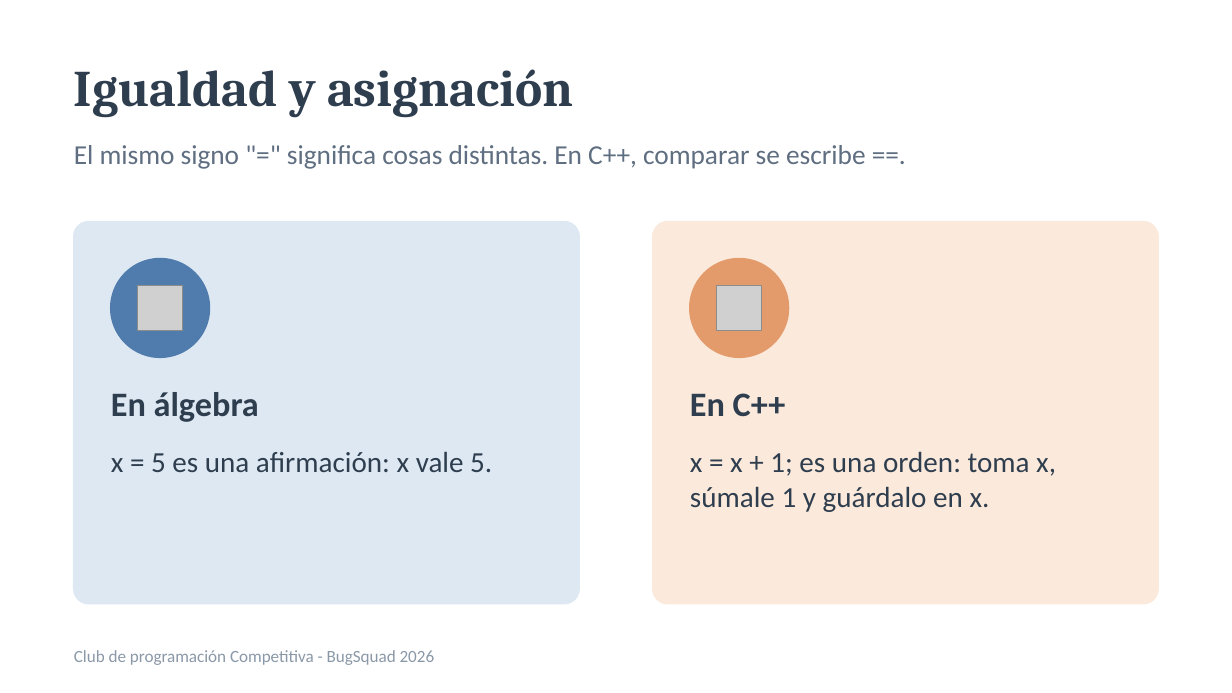
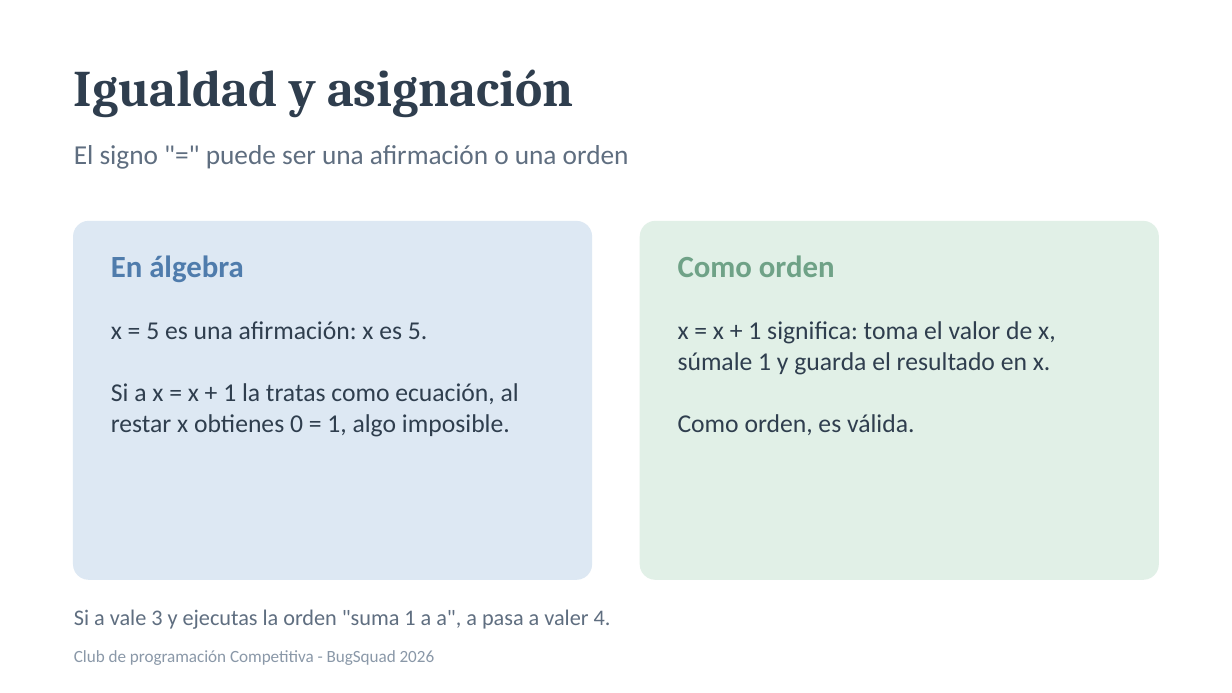
Before and after one commit to rigosantiagog/CompetitiveProgramming, a slide deck: slide 4 of assets/docs/Tema1_Algebra_y_logica.pptx (slide 8 before the commit). Drawn at 1232x693 pixels with LibreOffice and Linux fonts; fonts in the diff are those of the drawing; grey boxes stand for pictures. Boxes give left, top, right and bottom in pixels: in the first picture for what was removed or moved away, otherwise in the second. Text is boxed around its words. In the diff, an @@ line names an element or a change of style, - is before the commit and + after.

```diff
--- a/assets/docs/Tema1_Algebra_y_logica.pptx
+++ b/assets/docs/Tema1_Algebra_y_logica.pptx
@@ text at [74,145,629,169]: text changed @@
-El mismo signo "=" significa cosas distintas. En C++, comparar se escribe ==.
+El signo "=" puede ser una afirmación o una orden
@@ rounded rectangle: place and size @@
-rounded rectangle at [74,222,579,604]
+rounded rectangle at [74,222,591,579]
@@ rounded rectangle at [74,222,591,579]: proportions changed @@
@@ rounded rectangle: place and size @@
-rounded rectangle at [653,222,1158,604]
+rounded rectangle at [641,222,1158,579]
@@ rounded rectangle at [641,222,1158,579]: fill #FBEADC to #E1F0E7; outline #FBEADC 1 pt to #E1F0E7 1 pt; proportions changed @@
@@ text "En álgebra": place and size @@
-text "En álgebra" at [111,392,259,422]
+text "En álgebra" at [111,255,243,282]
@@ text "En álgebra" at [111,255,243,282]: size 20 to 18 pt, text colour #2F3E4E to #4F7CAC @@
@@ ellipse removed at [111,259,209,357] @@
@@ text added at [678,255,835,277], 18 pt, text #6FA287, bold @@
+Como orden
@@ ellipse removed at [690,259,788,357] @@
@@ picture removed at [138,286,184,331] @@
@@ picture removed at [717,286,763,331] @@
@@ text at [111,321,519,437]: text changed; size 17 to 15 pt @@
-x = 5 es una afirmación: x vale 5.
+x = 5 es una afirmación: x es 5.
+Si a x = x + 1 la tratas como ecuación, al restar x obtienes 0 = 1, algo imposible.
@@ text at [678,321,1055,435]: text changed; size 17 to 15 pt @@
-x = x + 1; es una orden: toma x, súmale 1 y guárdalo en x.
+x = x + 1 significa: toma el valor de x, súmale 1 y guarda el resultado en x.
+Como orden, es válida.
@@ text removed at [690,393,786,416] @@
-En C++
@@ text added at [74,609,611,629], 13 pt, text #5F6E80 @@
+Si a vale 3 y ejecutas la orden "suma 1 a a", a pasa a valer 4.
```
Also in this commit, not shown: 7 other slides changed, 6 slides added, 6 slides removed, 17 other files.
